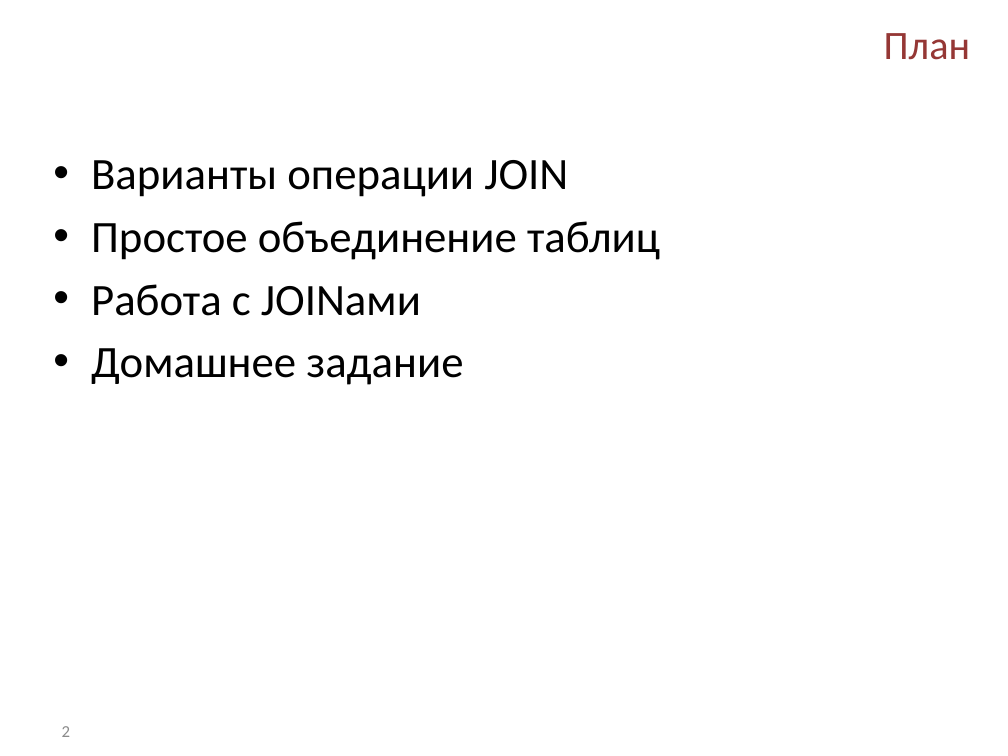
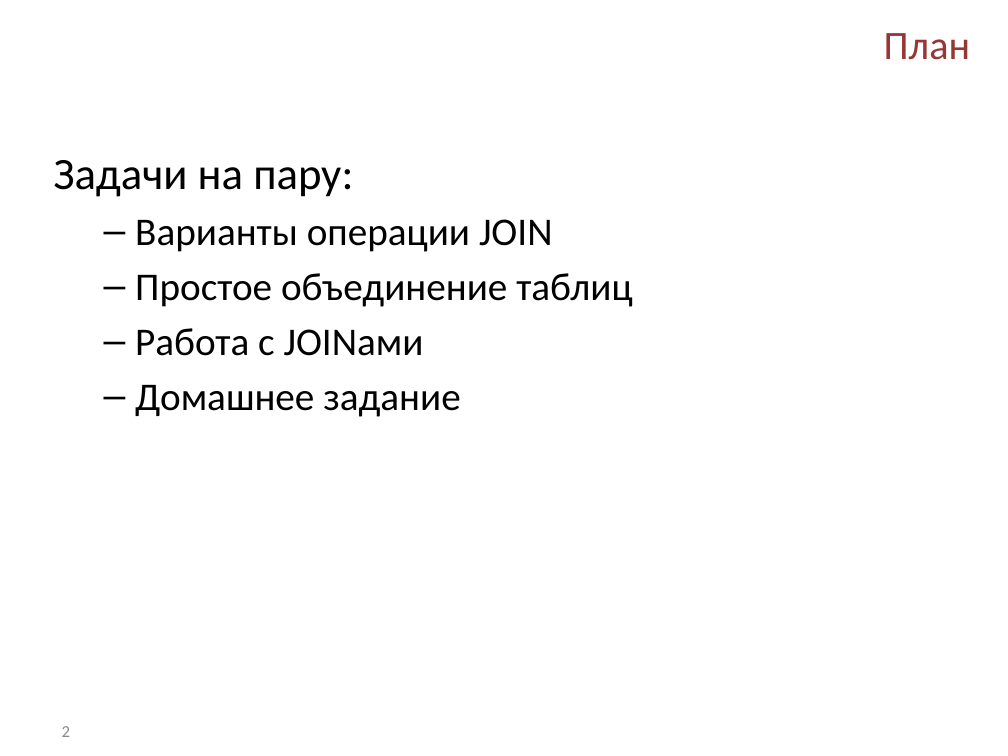
Before and after one commit to Kriger/DBaNT, a slide deck: slide 2 of Presentations/Lab_3_JOIN.pptx. Drawn at 1008x756 pixels with LibreOffice and Linux fonts; fonts in the diff are those of the drawing; background and template pictures are left out. Boxes give left, top, right and bottom in pixels: in the first picture for what was removed or moved away, otherwise in the second. Text is boxed around its words. In the diff, an @@ line names an element or a change of style, - is before the commit and + after.

```diff
--- a/Presentations/Lab_3_JOIN.pptx
+++ b/Presentations/Lab_3_JOIN.pptx
@@ text at [53,160,353,197]: paragraph added @@
+Задачи на пару:
@@ text at [135,219,632,417]: size 32 to 28 pt in "Варианты операции JOIN", "Простое объединение таблиц", "Работа с JOINами", "Домашнее задание"; bullet • to –; list level 1 to 2 in "Варианты операции JOIN"; list level 1 to 2 in "Простое объединение таблиц"; list level 1 to 2 in "Работа с JOINами"; list level 1 to 2 in "Домашнее задание" @@
```
Also in this commit, not shown: 5 other files.
